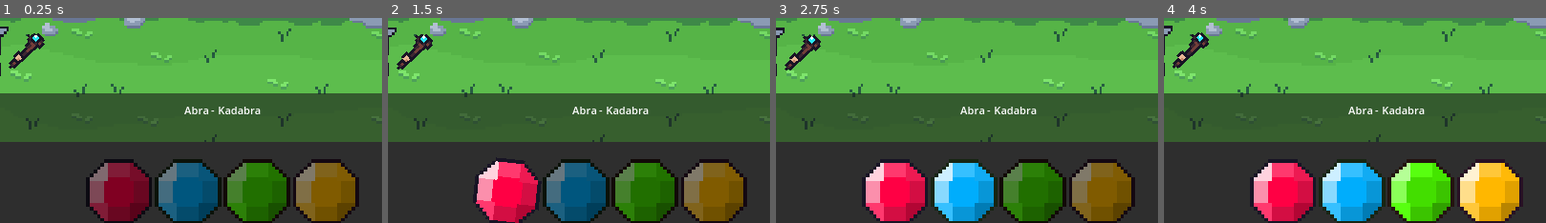
Above: before the commit, frames 1-4 (left to right).
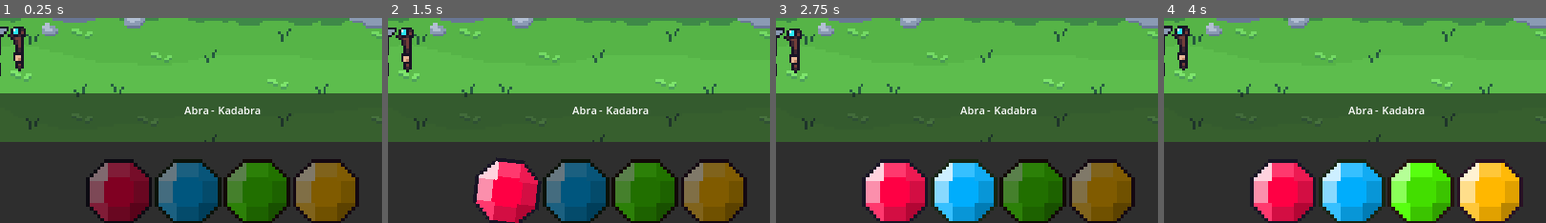
Above: after the commit, the same moments.

Repository: scorpion2000/PirateGameJam-2025
Game: Godot game, scene res://Main/spell_test.tscn
The game is run twice, just before and just after one commit, with the same random seed, the same clock (stepped at 60 frames per second) and the same inputs. The project has no main scene, so this scene is started directly.
Inputs (mouse positions are % of the whole screen's width and height, from its top left):
- Up to frame 1 (0.25 s): no input
- Up to frame 2 (1.5 s): click "CAST" at 0.5 s; click (36, 76) at 1.25 s
- Up to frame 3 (2.75 s): click (45, 76) at 2 s
- Up to frame 4 (4 s): click (55, 76) at 2.75 s; click (64, 76) at 3.5 s
The pictures show only the part of the screen within x 21-71%, y 34-84%; the shares and areas given below are measured in that part.

The runs differ from the first frame. In frame 1, 0.9% of the frame differs, in the area x 2-12%, y 4-27%; in frame 2, 0.9%; in frame 3, 0.9%, in the area x 2-12%, y 5-27%; in frame 4, 0.9%.

Commit message:
Wizard Animation fix

Diff:
--- a/Entities/Wizard/wizard.tscn
+++ b/Entities/Wizard/wizard.tscn
@@ -38,7 +38,7 @@
 "times": PackedFloat32Array(0),
 "transitions": PackedFloat32Array(1),
 "update": 0,
-"values": [0.82694]
+"values": [0.0]
 }
 tracks/3/type = "value"
 tracks/3/imported = false
@@ -92,6 +92,18 @@
 "transitions": PackedFloat32Array(1, 1),
 "update": 0,
 "values": [Vector2(13, -6), Vector2(13, -7)]
+}
+tracks/2/type = "value"
+tracks/2/imported = false
+tracks/2/enabled = true
+tracks/2/path = NodePath("Wand:rotation")
+tracks/2/interp = 1
+tracks/2/loop_wrap = true
+tracks/2/keys = {
+"times": PackedFloat32Array(0),
+"transitions": PackedFloat32Array(1),
+"update": 0,
+"values": [0.0]
 }
 
 [sub_resource type="Animation" id="Animation_bu675"]
@@ -175,7 +187,6 @@
 
 [node name="Wand" type="Sprite2D" parent="."]
 position = Vector2(13, -10)
-rotation = 0.82694
 texture = ExtResource("1_v64wd")
 offset = Vector2(-0.5, -3.5)
 region_enabled = true
